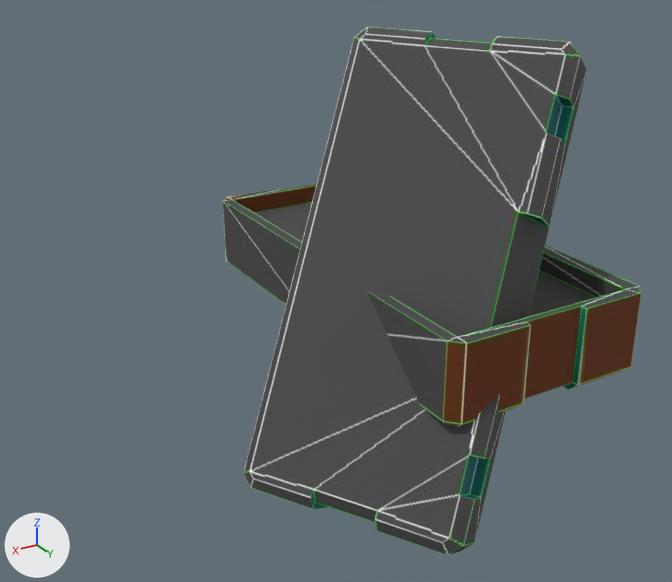
The FBX model Engine/GameTemplate/GameTemplate/Game/Assets/modelData/BOX.fbx, before and after one commit.
The view is the same before and after, from a 50 mm camera at (2.92, 3.95, 2.34) aimed at (0.53, -0.04, 0.35). Every picture has the same lights, and +X, +Y and +Z are marked at lower left. Both versions are drawn at frame 51 of the action 'Take 001'; the numbers are the values there.

In view in the first picture: 'box_body', 'box_cap'.
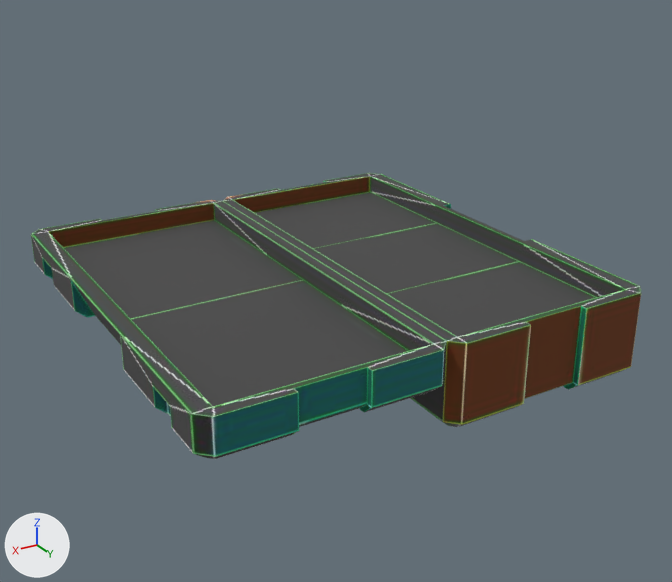
ob_bone_cap is not drawn itself; it is the parent of ob_box_cap.

Where the change shows, as pixel boxes [x1, y1, x2, y2] in the pictures (672 x 582 px):
```json
{"object": "box_cap", "change": "turned", "before": [243, 27, 587, 555], "after": [31, 200, 447, 459]}
```

The change, as JSON lines over the scene's bpy script:
```json
{"op": "set", "path": "ob_bone_cap.rotation_euler", "old": "(-0.524, 0.0, 2.094)", "new": "(1.571, 0.0, 0.0)", "note": "degrees (-30, 0, 120) -> degrees (90, 0, 0)"}
```
